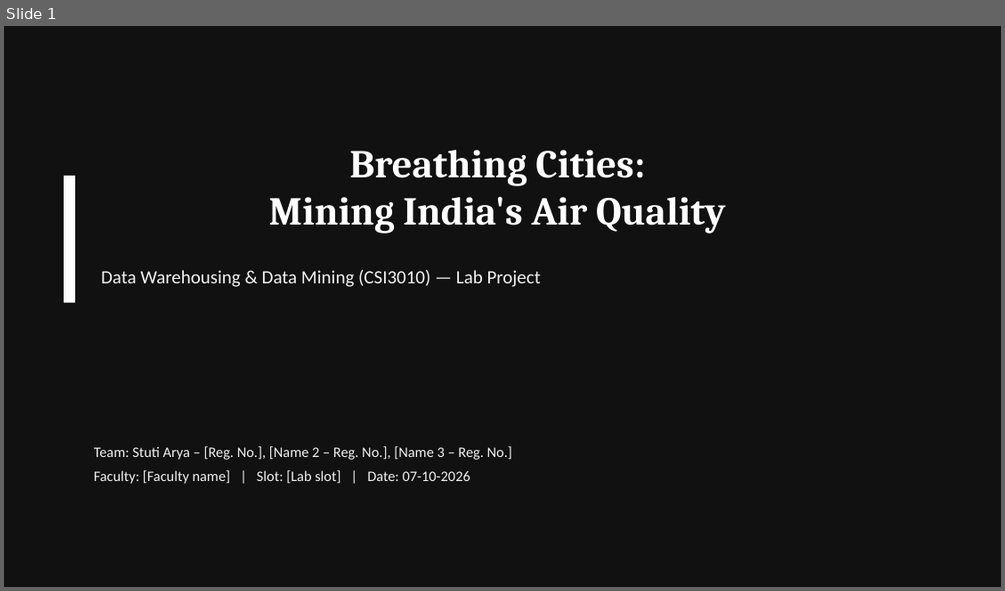
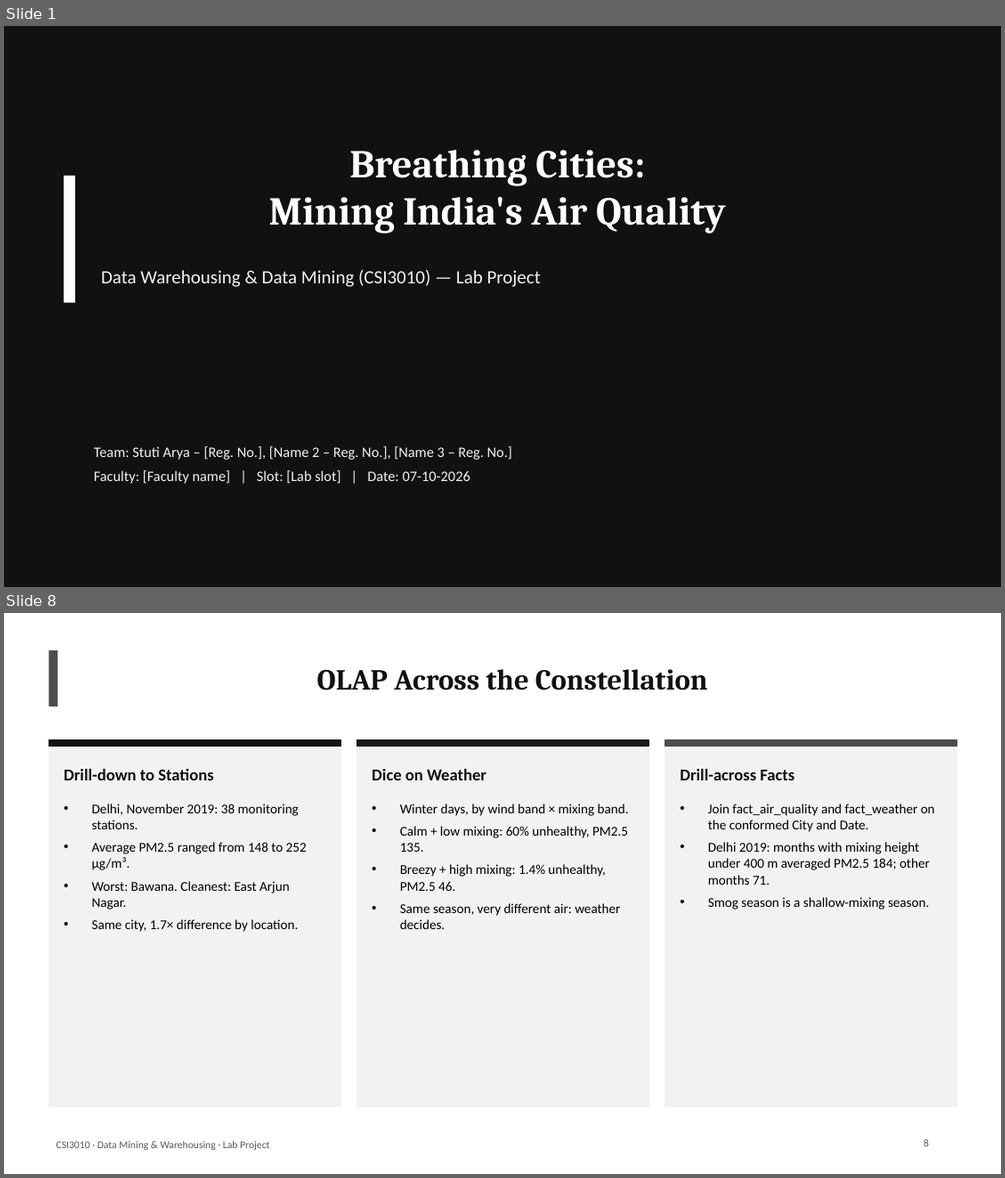
Before and after one commit to StutiArya2/breathing-cities-dwdm, a slide deck: docs/Breathing_Cities_DWDM.pptx. Shown one above the other, each under a label of ours: slide 1 before the commit, slides 1 and 8 after it; the slides between them are not shown. The pictures are 1005x591 and 1005x1178 pixels, drawn with LibreOffice and Linux fonts; fonts in the diff are those of the drawing. Boxes give left, top, right and bottom in pixels: in the first picture for what was removed or moved away, otherwise in the second. Text is boxed around its words. In the diff, an @@ line names an element or a change of style, - is before the commit and + after.

Commit message:
Real-data pipeline: weather source, fact constellation, experiments
- Add Open-Meteo weather as a second source (fact_weather, dim_weather_condition)
  and station-level drill-down (fact_station_air_quality, dim_station)
- Flag Ahmedabad's faulty CO sensor; cap AQI at 500
- New OLAP queries: station drill-down, weather dice, drill-across
- Classification vs persistence baseline with SHAP; context and co-pollution rules;
  weather-adjusted forecasting; lockdown and Diwali counterfactuals with placebo
- 10-tab dashboard, run_all.py, rewritten README and 20-slide deck with results

```diff
--- a/docs/Breathing_Cities_DWDM.pptx
+++ b/docs/Breathing_Cities_DWDM.pptx
@@ slide 8 added at <box>4,613,1001,1174</box>, background #FFFFFF @@
@@ rectangle added at <box>48,650,57,706</box>, fill #4D4D4D @@
@@ title added at <box>317,669,708,690</box>, 28 pt, text #111111, bold @@
+OLAP Across the Constellation
@@ rectangle added at <box>48,740,340,1107</box>, fill #F2F2F2, outline #F2F2F2 1 pt @@
@@ rectangle added at <box>48,740,340,747</box>, fill #111111, outline #111111 1 pt @@
@@ rectangle added at <box>357,740,648,1107</box>, fill #F2F2F2, outline #F2F2F2 1 pt @@
@@ rectangle added at <box>357,740,648,747</box>, fill #1A1A1A, outline #1A1A1A 1 pt @@
@@ rectangle added at <box>665,740,956,1107</box>, fill #F2F2F2, outline #F2F2F2 1 pt @@
@@ rectangle added at <box>665,740,956,747</box>, fill #4D4D4D, outline #4D4D4D 1 pt @@
@@ text added at <box>64,769,213,780</box>, 16 pt, text #111111, bold @@
+Drill-down to Stations
@@ text added at <box>372,769,486,780</box>, 16 pt, text #111111, bold @@
+Dice on Weather
@@ text added at <box>680,769,794,780</box>, 16 pt, text #111111, bold @@
+Drill-across Facts
@@ text added at <box>92,803,307,932</box>, 13 pt, text #000000 @@
+• Delhi, November 2019: 38 monitoring stations.
+• Average PM2.5 ranged from 148 to 252 µg/m³.
+• Worst: Bawana. Cleanest: East Arjun Nagar.
+• Same city, 1.7× difference by location.
@@ text added at <box>400,803,629,929</box>, 13 pt, text #000000 @@
+• Winter days, by wind band × mixing band.
+• Calm + low mixing: 60% unhealthy, PM2.5 135.
+• Breezy + high mixing: 1.4% unhealthy, PM2.5 46.
+• Same season, very different air: weather decides.
@@ text added at <box>708,803,935,909</box>, 13 pt, text #000000 @@
+• Join fact_air_quality and fact_weather on the conformed City and Date.
+• Delhi 2019: months with mixing height under 400 m averaged PM2.5 184; other months 71.
+• Smog season is a shallow-mixing season.
@@ text added at <box>57,1141,269,1150</box>, 10 pt, text #595959 @@
+CSI3010 · Data Mining & Warehousing · Lab Project
@@ page number added at <box>923,1139,929,1146</box>, 10 pt, text #595959 @@
+8
```
Also in this commit, not shown: 10 slides changed, 8 other slides added, 18 other files.
